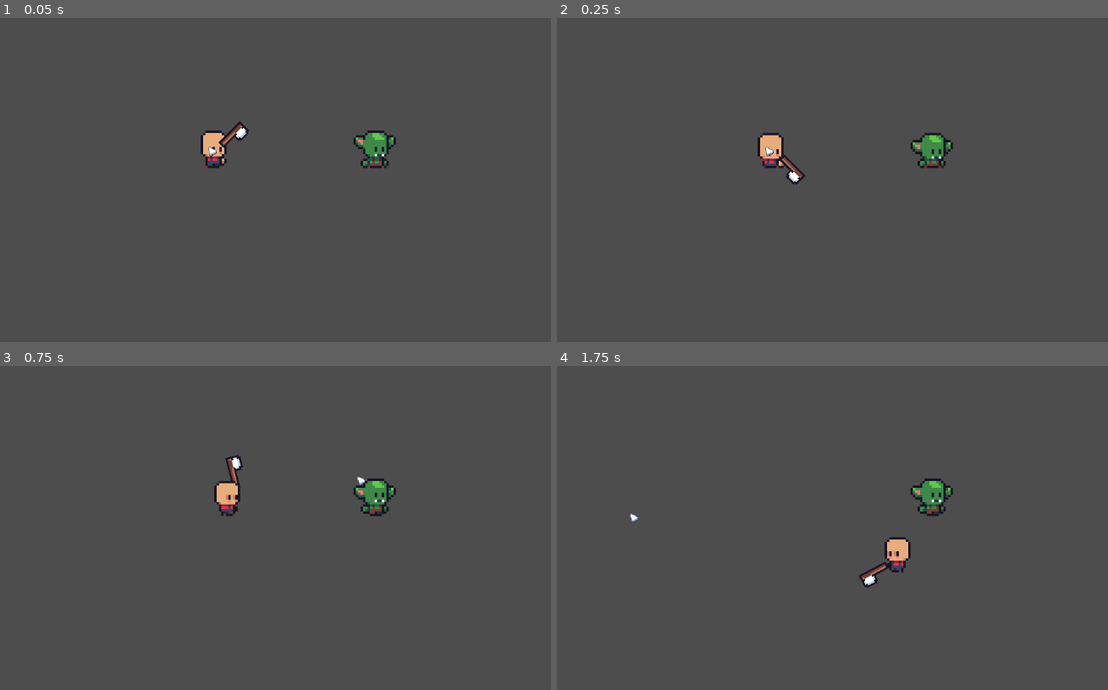
Above: before the commit, frames 1-4 (two rows, left to right).
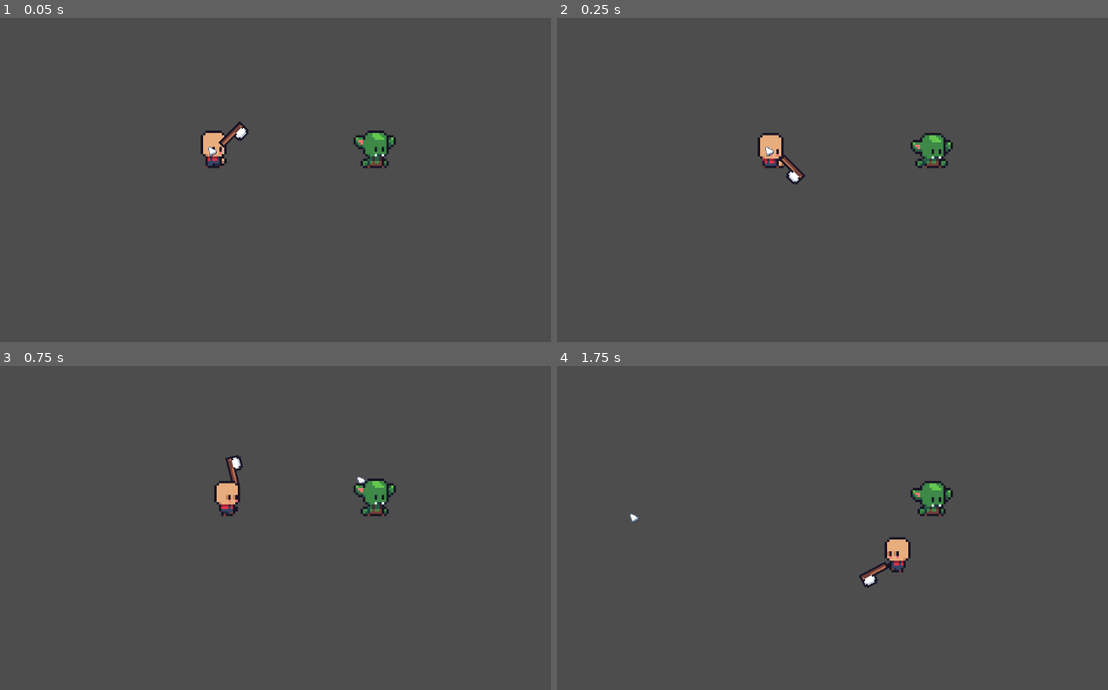
Above: after the commit, the same moments.

Repository: arek-e/brackeys-2024.2
Game: Godot game, scene res://scenes/main.tscn
Same seed, same stepped clock (60 frames per second), same inputs: the game is played once before the commit and once after it.
Inputs (mouse positions are in pixels of both pictures, inside the frame that each line leads up to):
- Up to frame 1 (0.05 s): no input
- Up to frame 2 (0.25 s): no input
- Up to frame 3 (0.75 s): move the mouse to (363, 479) at 0.52 s; hold D (move_right) from 0.53 s (still down); click (363, 479) at 0.6 s
- Up to frame 4 (1.75 s): move the mouse to (634, 518) at 1.27 s; release D (move_right) at 1.28 s; hold S (move_down) from 1.28 s (still down); click (634, 518) at 1.35 s

Frame 1 is identical in both runs. In frame 2, less than 0.1% of the frame differs, in the area x 64-71%, y 43-47%; in frame 3, 0.3%; in frame 4, 0.4%, in the area x 64-72%, y 34-47%.

Commit message:
feat: add hit animation tree and connect to hurtbox component

Diff:
--- a/classes/attack.gd
+++ b/classes/attack.gd
@@ -3,3 +3,4 @@
 # Just a data class, used for passing attack information
 
 var damage: int
+var knockback: float
--- a/resources/tools/axe/axe_tool.tres
+++ b/resources/tools/axe/axe_tool.tres
@@ -12,7 +12,7 @@
 script = ExtResource("1_vxjof")
 name = "Lumberjack axe"
 description = "A basic axe"
-damage_amount = 8.0
+damage_amount = 1.0
 attack_type = 0
 sprite = ExtResource("2_rwv38")
 sprite_scale = Vector2(0.2, 0.2)
--- a/scenes/target_dummy.tscn
+++ b/scenes/target_dummy.tscn
@@ -133,34 +133,6 @@
 "name": &"hit",
 "speed": 12.0
 }]
-
-[sub_resource type="Animation" id="Animation_0t4lf"]
-resource_name = "idle"
-step = 0.05
-tracks/0/type = "value"
-tracks/0/imported = false
-tracks/0/enabled = true
-tracks/0/path = NodePath(".:animation")
-tracks/0/interp = 1
-tracks/0/loop_wrap = true
-tracks/0/keys = {
-"times": PackedFloat32Array(0),
-"transitions": PackedFloat32Array(1),
-"update": 1,
-"values": [&"default"]
-}
-tracks/1/type = "value"
-tracks/1/imported = false
-tracks/1/enabled = true
-tracks/1/path = NodePath(".:frame")
-tracks/1/interp = 1
-tracks/1/loop_wrap = true
-tracks/1/keys = {
-"times": PackedFloat32Array(0, 0.05, 0.1, 0.15, 0.2, 0.25, 0.3, 0.35),
-"transitions": PackedFloat32Array(1, 1, 1, 1, 1, 1, 1, 1),
-"update": 1,
-"values": [0, 1, 2, 3, 4, 5, 6, 7]
-}
 
 [sub_resource type="Animation" id="Animation_qnxku"]
 length = 0.001
@@ -174,7 +146,7 @@
 "times": PackedFloat32Array(0),
 "transitions": PackedFloat32Array(1),
 "update": 1,
-"values": [&"hit"]
+"values": [&"default"]
 }
 tracks/1/type = "value"
 tracks/1/imported = false
@@ -191,6 +163,7 @@
 
 [sub_resource type="Animation" id="Animation_5fgdv"]
 resource_name = "hit"
+length = 0.350005
 step = 0.05
 tracks/0/type = "value"
 tracks/0/imported = false
@@ -217,6 +190,36 @@
 "values": [0, 1, 2, 3, 4, 6, 7]
 }
 
+[sub_resource type="Animation" id="Animation_0t4lf"]
+resource_name = "idle"
+length = 0.666675
+loop_mode = 1
+step = 0.0833333
+tracks/0/type = "value"
+tracks/0/imported = false
+tracks/0/enabled = true
+tracks/0/path = NodePath(".:animation")
+tracks/0/interp = 1
+tracks/0/loop_wrap = true
+tracks/0/keys = {
+"times": PackedFloat32Array(0),
+"transitions": PackedFloat32Array(1),
+"update": 1,
+"values": [&"default"]
+}
+tracks/1/type = "value"
+tracks/1/imported = false
+tracks/1/enabled = true
+tracks/1/path = NodePath(".:frame")
+tracks/1/interp = 1
+tracks/1/loop_wrap = true
+tracks/1/keys = {
+"times": PackedFloat32Array(0, 0.0833333, 0.166667, 0.25, 0.333333, 0.416667, 0.5, 0.583333),
+"transitions": PackedFloat32Array(1, 1, 1, 1, 1, 1, 1, 1),
+"update": 1,
+"values": [0, 1, 2, 3, 4, 5, 6, 7]
+}
+
 [sub_resource type="AnimationLibrary" id="AnimationLibrary_o4m76"]
 _data = {
 "RESET": SubResource("Animation_qnxku"),
@@ -240,13 +243,12 @@
 [sub_resource type="AnimationNodeStateMachineTransition" id="AnimationNodeStateMachineTransition_rvq1d"]
 switch_mode = 2
 advance_mode = 2
-advance_condition = &"idle"
 
 [sub_resource type="AnimationNodeStateMachine" id="AnimationNodeStateMachine_uovlm"]
 states/hit/node = SubResource("AnimationNodeAnimation_uhgfp")
 states/hit/position = Vector2(455, 100)
 states/idle/node = SubResource("AnimationNodeAnimation_oejba")
-states/idle/position = Vector2(325, 100)
+states/idle/position = Vector2(326, 100)
 transitions = ["Start", "idle", SubResource("AnimationNodeStateMachineTransition_bghn6"), "idle", "hit", SubResource("AnimationNodeStateMachineTransition_cqeuk"), "hit", "idle", SubResource("AnimationNodeStateMachineTransition_rvq1d")]
 
 [node name="TargetDummy" type="CharacterBody2D"]
@@ -266,18 +268,7 @@
 
 [node name="AnimatedSprite2D" type="AnimatedSprite2D" parent="."]
 sprite_frames = SubResource("SpriteFrames_miwq3")
-animation = &"hit"
 frame = 1
-
-[node name="HitParticles" type="GPUParticles2D" parent="."]
-emitting = false
-amount = 6
-sub_emitter = NodePath(".")
-lifetime = 0.3
-one_shot = true
-preprocess = 0.03
-explosiveness = 0.85
-randomness = 0.59
 
 [node name="AnimationPlayer" type="AnimationPlayer" parent="."]
 root_node = NodePath("../AnimatedSprite2D")
@@ -289,7 +280,7 @@
 root_node = NodePath("../AnimatedSprite2D")
 tree_root = SubResource("AnimationNodeStateMachine_uovlm")
 anim_player = NodePath("../AnimationPlayer")
-parameters/conditions/idle = false
 parameters/conditions/is_hit = false
 
 [connection signal="animation_finished" from="AnimatedSprite2D" to="HealthComponent" method="_on_animated_sprite_2d_animation_finished"]
+[connection signal="animation_finished" from="AnimationTree" to="HitboxComponent" method="_on_animation_tree_animation_finished"]
--- a/scripts/components/hitbox_component.gd
+++ b/scripts/components/hitbox_component.gd
@@ -2,9 +2,16 @@
 extends Area2D
 
 @export var health_component : HealthComponent
-@onready var animated_sprite = $"../AnimatedSprite2D"
+@onready var animation_tree: AnimationTree = $"../AnimationTree"
 
 func damage(attack: Attack):
 	if health_component:
 		health_component.damage(attack)
-		animated_sprite.play("hit")
+		if animation_tree:
+			animation_tree["parameters/conditions/is_hit"] = true
+
+
+func _on_animation_tree_animation_finished(anim_name: StringName) -> void:
+	if anim_name == "hit":
+		if animation_tree:
+			animation_tree["parameters/conditions/is_hit"] = false
